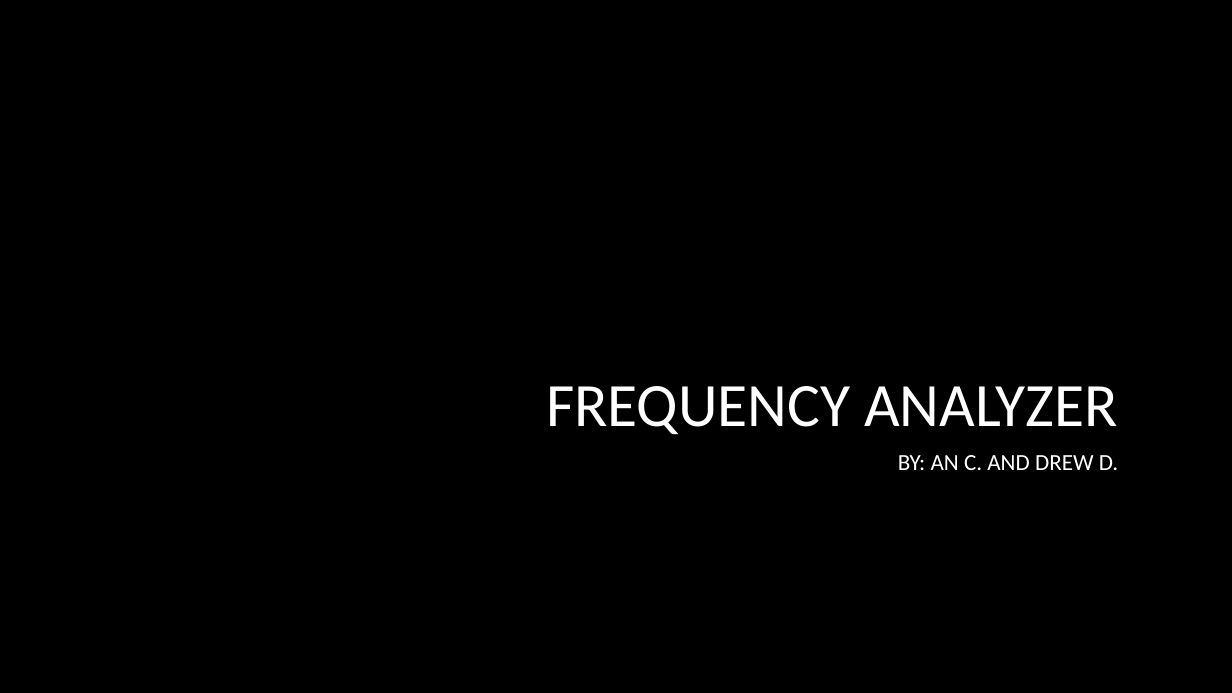
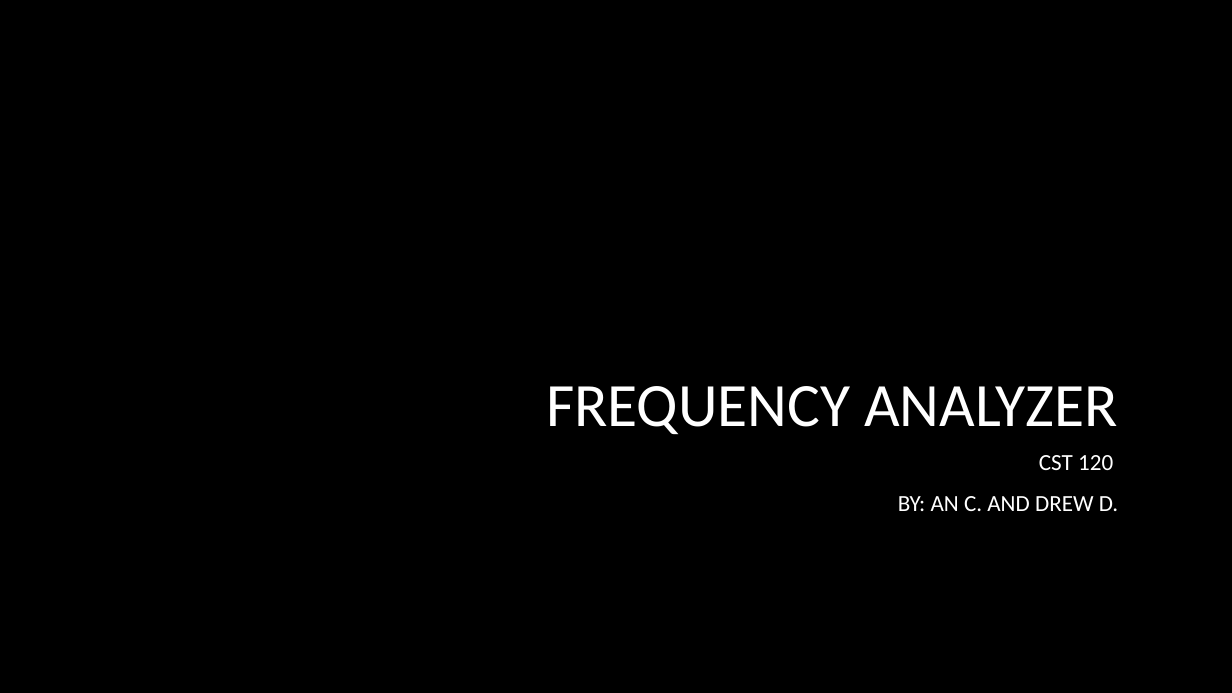
Before and after one commit to TheJonBovi/Pitch_Identifier, a slide deck: slide 1 of embedded C project .pptx. Drawn at 1232x693 pixels with LibreOffice and Linux fonts; fonts in the diff are those of the drawing; background and template pictures are left out. Boxes give left, top, right and bottom in pixels: in the first picture for what was removed or moved away, otherwise in the second. Text is boxed around its words. In the diff, an @@ line names an element or a change of style, - is before the commit and + after.

```diff
--- a/embedded C project .pptx
+++ b/embedded C project .pptx
@@ subtitle at bbox=[1039, 455, 1113, 470]: paragraph added @@
+CST 120
```
Also in this commit, not shown: 7 other slides changed, 6 slides added, 2 slides removed.
